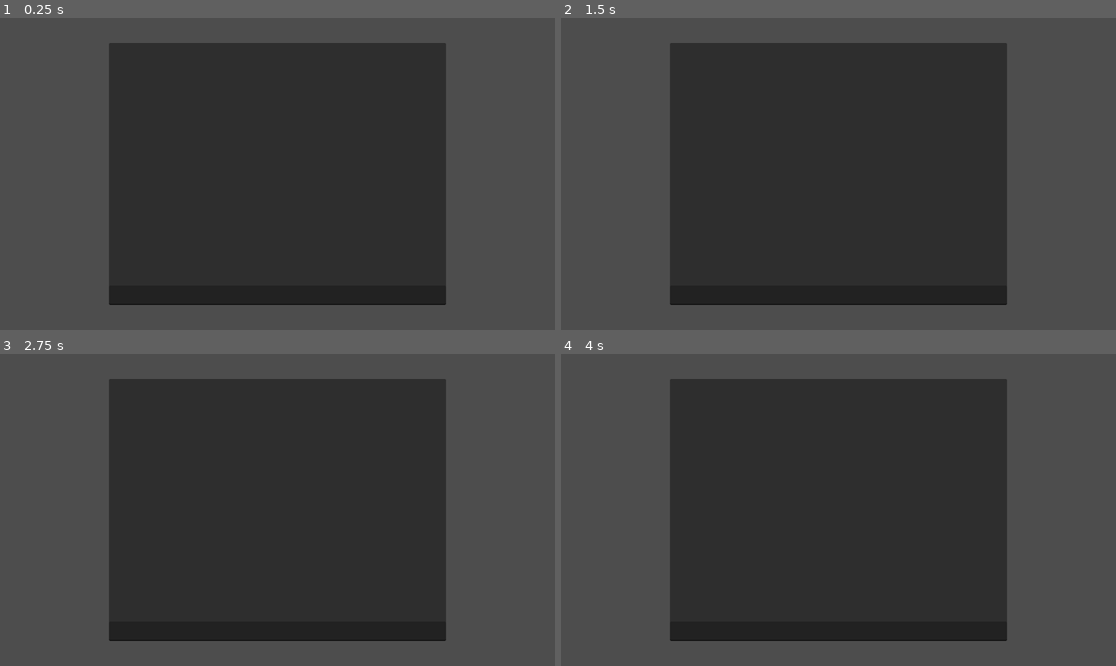
Above: before the commit, frames 1-4 (two rows, left to right).
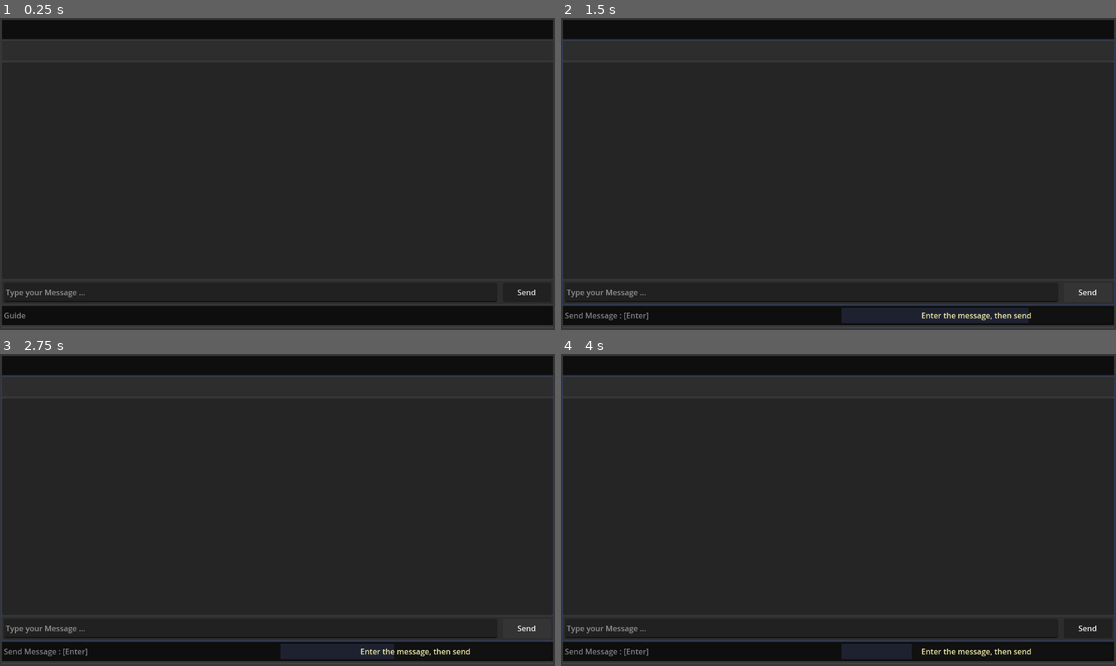
Above: after the commit, the same moments.

Repository: 7seen-3bdullah/PracLang
Game: Godot game, scene res://Main/Main.tscn
Two runs of this game, one before a commit and one after it. Both use one fixed random seed, a clock stepped at 60 frames per second and the inputs below. Before the commit the project starts from res://AIChatBot/pl_chat.tscn.
Inputs (mouse positions are in pixels of both pictures, inside the frame that each line leads up to):
- Up to frame 1 (0.25 s): no input
- Up to frame 2 (1.5 s): click (1088, 292) at 0.5 s, where only the run after the commit has a clickable "Send"; click (1088, 292) at 1.25 s, where only the run after the commit has a clickable "Send"
- Up to frame 3 (2.75 s): click (527, 628) at 2 s, where only the run after the commit has a clickable "Send"
- Up to frame 4 (4 s): tap Enter (send) at 2.75 s; move the mouse to (960, 494) at 2.77 s; hold Enter (send) 2.78-3.5 s; click (960, 494) at 2.92 s; tap E at 3.05 s; tap Space at 3.5 s; drag from (727, 525) to (810, 572) at 3.52 s

The runs differ from the first frame. In frame 1, 46% of the frame differs, in the area x 0-100%, y 0-100%; in frame 2, 46%; in frame 3, 46%; in frame 4, 46%.

Commit message:
Go Baby Goooo

Diff:
--- a/praclang/AIChatBot/pl_chat.tscn
+++ /dev/null
@@ -1,41 +0,0 @@
-[gd_scene load_steps=2 format=3 uid="uid://drpct2kkmafve"]
-
-[ext_resource type="Script" path="res://AIChatBot/ChatBot.gd" id="1_g03q8"]
-
-[node name="PL-Chat" type="Control"]
-layout_mode = 3
-anchors_preset = 15
-anchor_right = 1.0
-anchor_bottom = 1.0
-grow_horizontal = 2
-grow_vertical = 2
-script = ExtResource("1_g03q8")
-
-[node name="PanelContainer" type="PanelContainer" parent="."]
-layout_mode = 1
-anchors_preset = 8
-anchor_left = 0.5
-anchor_top = 0.5
-anchor_right = 0.5
-anchor_bottom = 0.5
-offset_left = -34.0
-offset_top = -20.0
-offset_right = 34.0
-offset_bottom = 20.0
-grow_horizontal = 2
-grow_vertical = 2
-
-[node name="VBoxContainer" type="VBoxContainer" parent="PanelContainer"]
-layout_mode = 2
-
-[node name="ScrollContainer" type="ScrollContainer" parent="PanelContainer/VBoxContainer"]
-custom_minimum_size = Vector2(700, 500)
-layout_mode = 2
-
-[node name="RichTextLabel" type="RichTextLabel" parent="PanelContainer/VBoxContainer/ScrollContainer"]
-custom_minimum_size = Vector2(700, 500)
-layout_mode = 2
-
-[node name="LineEdit" type="LineEdit" parent="PanelContainer/VBoxContainer"]
-custom_minimum_size = Vector2(700, 40)
-layout_mode = 2
--- a/praclang/Autoload/GuideServer.gd
+++ b/praclang/Autoload/GuideServer.gd
@@ -11,7 +11,11 @@
 
 var message_history: Array[Dictionary]
 
-func push_guides(guides: Array[Dictionary]) -> void:
+func push_guides(guides: Array[Dictionary] = []) -> void:
+	if not guides:
+		guides = [
+			{"": "'AI Studio Code' is a simple and efficient code editor powered by artificial intelligence, created during the SalamHack 2025 competition."}
+		]
 	var result_guide: String
 	var guide_labels = get_tree().get_nodes_in_group(GUIDE_GROUP)
 	for index in guides.size():
--- a/praclang/Build/FlexControl/FlexControl.gd
+++ b/praclang/Build/FlexControl/FlexControl.gd
@@ -27,7 +27,7 @@
 
 
 @export var test: bool
-
+@export var enabled: bool
 
 
 
@@ -51,7 +51,8 @@
 
 
 func _input(event: InputEvent) -> void:
-	flexControl_input(event)
+	if enabled:
+		flexControl_input(event)
 
 
 func flexControl_input(event: InputEvent) -> void:
--- a/praclang/Build/ShortcutNode.gd
+++ b/praclang/Build/ShortcutNode.gd
@@ -8,7 +8,7 @@
 	enabled = val
 func get_enabled() -> bool:
 	return enabled
-@export var gui_control: Control
+@export var gui_control: FlexibleControl
 
 const NONE_MASK: int = 0
 const CTRL_MASK: int = 268435456
@@ -20,10 +20,12 @@
 
 
 func _ready() -> void:
-	gui_control.gui_input.connect(on_gui_input)
+	pass
 
 
-func on_gui_input(event: InputEvent) -> void:
+func _input(event: InputEvent) -> void:
+	if not gui_control.focus_in:
+		return
 	if event is InputEventMouseButton:
 		if event.is_pressed():
 			var key_mask = event.get_modifiers_mask()
--- /dev/null
+++ b/praclang/Editor/ChatEditor/AIChatBox.gd
@@ -0,0 +1,44 @@
+extends FlexibleControl
+
+@onready var message_interface: AIInterface = %MessageInterface
+
+@onready var message_line: LineEdit = %MessageLine
+@onready var send_message_button: Button = %SendMessageButton
+
+func _ready() -> void:
+	super()
+	focus_changed.connect(on_focus_changed)
+	send_message_button.pressed.connect(send_message)
+	message_interface.result_pushed.connect(on_message_interface_result_pushed)
+
+func on_focus_changed(is_focus: bool) -> void:
+	if is_focus:
+		await get_tree().process_frame
+		GuideServer.push_guides([
+			{"Send Message": "[Enter]"},
+		])
+	else:
+		GuideServer.push_guides()
+
+
+
+func send_message() -> void:
+	var message = message_line.get_text()
+	if not message:
+		GuideServer.push_message("Enter the message, then send", 1)
+		return
+	message_interface.send_message(message)
+	message_line.clear()
+	add_message_box("User", [
+		{"text": message},
+	])
+
+func on_message_interface_result_pushed(error: int, response: Dictionary) -> void:
+	print(response.choices[0].message)
+
+
+
+
+var MESSAGE_BOX = preload("res://Editor/ChatEditor/MessageBox/MessageBox.tscn")
+func add_message_box(role: String, message_content: Array) -> void:
+	var message_box = MESSAGE_BOX.instantiate()
--- /dev/null
+++ b/praclang/Editor/ChatEditor/AIChatBox.tscn
@@ -0,0 +1,130 @@
+[gd_scene load_steps=6 format=3 uid="uid://d0seep5v1bevm"]
+
+[ext_resource type="Script" uid="uid://brhkyw0lxvanf" path="res://Build/AIInterface.gd" id="1_2nv34"]
+[ext_resource type="Script" uid="uid://it6uyg8k6kbl" path="res://Editor/ChatEditor/AIChatBox.gd" id="1_ac3mo"]
+[ext_resource type="StyleBox" uid="uid://vfo2ttl7nvl0" path="res://UI&UX/Style/Focus.tres" id="2_tyr3i"]
+[ext_resource type="Script" uid="uid://bl2url5a7jbhm" path="res://Build/FlexControl/FocusOutliner.gd" id="2_up6qp"]
+[ext_resource type="Script" uid="uid://bau0otx77bmty" path="res://Editor/ChatEditor/ChatBoxShortcut.gd" id="4_y485s"]
+
+[node name="AIChatBox" type="Control"]
+custom_minimum_size = Vector2(300, 300)
+layout_mode = 3
+anchors_preset = 15
+anchor_right = 1.0
+anchor_bottom = 1.0
+grow_horizontal = 2
+grow_vertical = 2
+script = ExtResource("1_ac3mo")
+
+[node name="FocusOutliner" type="ColorRect" parent="." node_paths=PackedStringArray("_owner")]
+layout_mode = 1
+anchors_preset = 15
+anchor_right = 1.0
+anchor_bottom = 1.0
+grow_horizontal = 2
+grow_vertical = 2
+color = Color(1, 1, 1, 0)
+script = ExtResource("2_up6qp")
+_owner = NodePath("..")
+focus_color = Color(0.192157, 0.235294, 0.376471, 1)
+metadata/_custom_type_script = "uid://bl2url5a7jbhm"
+
+[node name="Box" type="VBoxContainer" parent="."]
+layout_mode = 1
+anchors_preset = 15
+anchor_right = 1.0
+anchor_bottom = 1.0
+grow_horizontal = 2
+grow_vertical = 2
+
+[node name="Header" type="ColorRect" parent="Box"]
+clip_contents = true
+custom_minimum_size = Vector2(0, 40)
+layout_mode = 2
+mouse_filter = 1
+color = Color(0.176471, 0.176471, 0.176471, 1)
+
+[node name="Margin" type="MarginContainer" parent="Box/Header"]
+layout_mode = 1
+anchors_preset = 15
+anchor_right = 1.0
+anchor_bottom = 1.0
+grow_horizontal = 2
+grow_vertical = 2
+theme_override_constants/margin_left = 4
+theme_override_constants/margin_top = 4
+theme_override_constants/margin_right = 4
+theme_override_constants/margin_bottom = 4
+
+[node name="ChoicesBox" type="HBoxContainer" parent="Box/Header/Margin"]
+layout_mode = 2
+
+[node name="ChatBox" type="Panel" parent="Box"]
+layout_mode = 2
+size_flags_vertical = 3
+
+[node name="Margin" type="MarginContainer" parent="Box/ChatBox"]
+layout_mode = 1
+anchors_preset = 15
+anchor_right = 1.0
+anchor_bottom = 1.0
+grow_horizontal = 2
+grow_vertical = 2
+theme_override_constants/margin_left = 4
+theme_override_constants/margin_top = 4
+theme_override_constants/margin_right = 4
+theme_override_constants/margin_bottom = 4
+
+[node name="ScrollContainer" type="ScrollContainer" parent="Box/ChatBox/Margin"]
+layout_mode = 2
+
+[node name="MessageBox" type="VBoxContainer" parent="Box/ChatBox/Margin/ScrollContainer"]
+layout_mode = 2
+size_flags_horizontal = 3
+size_flags_vertical = 3
+
+[node name="MessageBox" type="ColorRect" parent="Box"]
+custom_minimum_size = Vector2(0, 48)
+layout_mode = 2
+color = Color(0.176419, 0.176419, 0.176419, 1)
+
+[node name="Margin" type="MarginContainer" parent="Box/MessageBox"]
+layout_mode = 1
+anchors_preset = 15
+anchor_right = 1.0
+anchor_bottom = 1.0
+grow_horizontal = 2
+grow_vertical = 2
+theme_override_constants/margin_left = 4
+theme_override_constants/margin_top = 4
+theme_override_constants/margin_right = 4
+theme_override_constants/margin_bottom = 4
+
+[node name="Split" type="HSplitContainer" parent="Box/MessageBox/Margin"]
+layout_mode = 2
+dragging_enabled = false
+
+[node name="MessageLine" type="LineEdit" parent="Box/MessageBox/Margin/Split"]
+unique_name_in_owner = true
+layout_mode = 2
+size_flags_horizontal = 3
+theme_override_styles/focus = ExtResource("2_tyr3i")
+placeholder_text = "Type your Message ..."
+caret_blink = true
+
+[node name="SendMessageButton" type="Button" parent="Box/MessageBox/Margin/Split"]
+unique_name_in_owner = true
+custom_minimum_size = Vector2(100, 0)
+layout_mode = 2
+theme_override_styles/focus = ExtResource("2_tyr3i")
+text = "Send"
+
+[node name="ShortcutNode" type="Node" parent="." node_paths=PackedStringArray("gui_control")]
+script = ExtResource("4_y485s")
+gui_control = NodePath("..")
+metadata/_custom_type_script = "uid://q1avmlqq8hos"
+
+[node name="MessageInterface" type="Node" parent="."]
+unique_name_in_owner = true
+script = ExtResource("1_2nv34")
+metadata/_custom_type_script = "uid://brhkyw0lxvanf"
--- /dev/null
+++ b/praclang/Editor/ChatEditor/ChatBoxShortcut.gd
@@ -0,0 +1,7 @@
+extends ShortcutNode
+
+@onready var chat_box: Control = $".."
+
+func _ready() -> void:
+	super()
+	create_key_shortcut(NONE_MASK, KEY_ENTER, chat_box.send_message)
--- /dev/null
+++ b/praclang/Editor/ChatEditor/MessageBox/MessageBox.gd
@@ -0,0 +1,20 @@
+extends PanelContainer
+
+@onready var role_rect: ColorRect = %RoleRect
+@onready var role_label: Label = %RoleLabel
+@onready var box: VBoxContainer = %Box
+
+
+func setup(panel_style: StyleBox, role_color: Color, role_name: String,
+	messages_content: Array[Dictionary]) -> void:
+		self.add_theme_stylebox_override("panel", panel_style)
+		role_rect.color = role_color
+		role_label.text = role_name
+		for index in messages_content.size():
+			var key = messages_content[index].keys()[0]
+			var content = messages_content[index].values()[0]
+			var content_box = PanelContainer.new()
+			var content_label = Label.new()
+			content_label.set_text(content)
+			content_box.add_child(content_label)
+			box.add_child(content_box)
--- /dev/null
+++ b/praclang/Editor/ChatEditor/MessageBox/MessageBox.tscn
@@ -0,0 +1,46 @@
+[gd_scene load_steps=3 format=3 uid="uid://b4h0dceaqgv0p"]
+
+[ext_resource type="Script" uid="uid://c5i2qvdkuii3e" path="res://Editor/ChatEditor/MessageBox/MessageBox.gd" id="1_ifyp0"]
+
+[sub_resource type="StyleBoxFlat" id="StyleBoxFlat_ifyp0"]
+
+[node name="MessageBox" type="PanelContainer"]
+offset_right = 192.0
+offset_bottom = 128.0
+theme_override_styles/panel = SubResource("StyleBoxFlat_ifyp0")
+script = ExtResource("1_ifyp0")
+
+[node name="Split" type="HSplitContainer" parent="."]
+layout_mode = 2
+
+[node name="RoleRect" type="ColorRect" parent="Split"]
+unique_name_in_owner = true
+custom_minimum_size = Vector2(4, 0)
+layout_mode = 2
+color = Color(0.231373, 0.282353, 0.45098, 1)
+
+[node name="Margin" type="MarginContainer" parent="Split"]
+layout_mode = 2
+theme_override_constants/margin_left = 4
+theme_override_constants/margin_top = 4
+theme_override_constants/margin_right = 4
+theme_override_constants/margin_bottom = 4
+
+[node name="Split" type="VSplitContainer" parent="Split/Margin"]
+layout_mode = 2
+dragging_enabled = false
+dragger_visibility = 2
+
+[node name="RoleLabel" type="Label" parent="Split/Margin/Split"]
+unique_name_in_owner = true
+layout_mode = 2
+text = "Role"
+
+[node name="Box" type="VBoxContainer" parent="Split/Margin/Split"]
+unique_name_in_owner = true
+layout_mode = 2
+size_flags_vertical = 3
+
+[node name="Panel" type="Panel" parent="Split/Margin/Split/Box"]
+custom_minimum_size = Vector2(0, 100)
+layout_mode = 2
--- a/praclang/AIStudioCode/Editor/CodeEditor/CodeEditor.gd
+++ b/praclang/Editor/CodeEditor/CodeEditor.gd
@@ -53,9 +53,7 @@
 			{"Zoom In Out": "'Scroll Mouse Wheel'"}
 		])
 	else:
-		GuideServer.push_guides([
-		{"": "'AI Studio Code' is a simple and efficient code editor powered by artificial intelligence, created during the SalamHack 2025 competition."}
-	])
+		GuideServer.push_guides()
 
 func on_generate_code_button_pressed() -> void:
 	generate_code()
--- a/praclang/AIStudioCode/Editor/CodeEditor/CodeEditor.tscn
+++ b/praclang/Editor/CodeEditor/CodeEditor.tscn
@@ -1,16 +1,15 @@
 [gd_scene load_steps=8 format=3 uid="uid://di7tvn5g3aomf"]
 
-[ext_resource type="Script" uid="uid://dud7dvq61ab30" path="res://AIStudioCode/Editor/CodeEditor/CodeEditor.gd" id="1_tjscr"]
+[ext_resource type="Script" uid="uid://dud7dvq61ab30" path="res://Editor/CodeEditor/CodeEditor.gd" id="1_tjscr"]
 [ext_resource type="Script" uid="uid://bl2url5a7jbhm" path="res://Build/FlexControl/FocusOutliner.gd" id="2_e28dc"]
+[ext_resource type="StyleBox" uid="uid://vfo2ttl7nvl0" path="res://UI&UX/Style/Focus.tres" id="3_e28dc"]
 [ext_resource type="FontFile" uid="uid://b8yl2hi52l3my" path="res://UI&UX/Cascadia.tres" id="3_tjscr"]
-[ext_resource type="Script" uid="uid://dqm8oxu110ei5" path="res://AIStudioCode/Editor/CodeEditor/CodeEdit.gd" id="4_lxqrk"]
-[ext_resource type="Script" uid="uid://cfbvowu4g6u27" path="res://AIStudioCode/Editor/CodeEditor/CodeEditShortcut.gd" id="5_tjscr"]
+[ext_resource type="Script" uid="uid://dqm8oxu110ei5" path="res://Editor/CodeEditor/CodeEdit.gd" id="4_lxqrk"]
+[ext_resource type="Script" uid="uid://cfbvowu4g6u27" path="res://Editor/CodeEditor/CodeEditShortcut.gd" id="5_tjscr"]
 [ext_resource type="Script" uid="uid://brhkyw0lxvanf" path="res://Build/AIInterface.gd" id="6_7jpoq"]
 
-[sub_resource type="StyleBoxEmpty" id="StyleBoxEmpty_lqgxw"]
-
 [node name="CodeEditor" type="Control"]
-clip_contents = true
+custom_minimum_size = Vector2(300, 300)
 layout_mode = 3
 anchors_preset = 15
 anchor_right = 1.0
@@ -19,6 +18,8 @@
 grow_vertical = 2
 script = ExtResource("1_tjscr")
 source_language = "GDScript"
+test = null
+enabled = null
 metadata/_custom_type_script = "uid://di6ul5oiqo5hw"
 
 [node name="FocusOutliner" type="ColorRect" parent="." node_paths=PackedStringArray("_owner")]
@@ -29,15 +30,13 @@
 anchor_bottom = 1.0
 grow_horizontal = 2
 grow_vertical = 2
-mouse_filter = 1
-color = Color(0, 0, 0, 1)
+color = Color(0, 0, 0, 0)
 script = ExtResource("2_e28dc")
-width = null
+_owner = NodePath("..")
 focus_color = Color(0.193492, 0.237013, 0.378105, 1)
-_owner = NodePath("..")
 metadata/_custom_type_script = "uid://cctynm5vrevbg"
 
-[node name="Split" type="VSplitContainer" parent="FocusOutliner"]
+[node name="Split" type="VSplitContainer" parent="."]
 layout_mode = 1
 anchors_preset = 15
 anchor_right = 1.0
@@ -47,13 +46,14 @@
 dragging_enabled = false
 dragger_visibility = 2
 
-[node name="Header" type="ColorRect" parent="FocusOutliner/Split"]
+[node name="Header" type="ColorRect" parent="Split"]
+clip_contents = true
 custom_minimum_size = Vector2(0, 40)
 layout_mode = 2
 mouse_filter = 1
-color = Color(0, 0, 0, 1)
+color = Color(0.176471, 0.176471, 0.176471, 1)
 
-[node name="MarginContainer" type="MarginContainer" parent="FocusOutliner/Split/Header"]
+[node name="Margin" type="MarginContainer" parent="Split/Header"]
 layout_mode = 1
 anchors_preset = 15
 anchor_right = 1.0
@@ -65,44 +65,44 @@
 theme_override_constants/margin_right = 4
 theme_override_constants/margin_bottom = 4
 
-[node name="ChoicesBox" type="HBoxContainer" parent="FocusOutliner/Split/Header/MarginContainer"]
+[node name="ChoicesBox" type="HBoxContainer" parent="Split/Header/Margin"]
 layout_mode = 2
 
-[node name="GenCodeButton" type="Button" parent="FocusOutliner/Split/Header/MarginContainer/ChoicesBox"]
+[node name="GenCodeButton" type="Button" parent="Split/Header/Margin/ChoicesBox"]
 unique_name_in_owner = true
 custom_minimum_size = Vector2(170, 0)
 layout_mode = 2
-theme_override_styles/focus = SubResource("StyleBoxEmpty_lqgxw")
+theme_override_styles/focus = ExtResource("3_e28dc")
 text = "Generate Code"
 
-[node name="EditCodeButton" type="Button" parent="FocusOutliner/Split/Header/MarginContainer/ChoicesBox"]
+[node name="EditCodeButton" type="Button" parent="Split/Header/Margin/ChoicesBox"]
 unique_name_in_owner = true
 custom_minimum_size = Vector2(170, 0)
 layout_mode = 2
-theme_override_styles/focus = SubResource("StyleBoxEmpty_lqgxw")
+theme_override_styles/focus = ExtResource("3_e28dc")
 text = "Edit Code"
 
-[node name="GenCommentButton" type="Button" parent="FocusOutliner/Split/Header/MarginContainer/ChoicesBox"]
+[node name="GenCommentButton" type="Button" parent="Split/Header/Margin/ChoicesBox"]
 unique_name_in_owner = true
 custom_minimum_size = Vector2(170, 0)
 layout_mode = 2
-theme_override_styles/focus = SubResource("StyleBoxEmpty_lqgxw")
+theme_override_styles/focus = ExtResource("3_e28dc")
 text = "Generate Comment"
 
-[node name="TransLanguageButton" type="Button" parent="FocusOutliner/Split/Header/MarginContainer/ChoicesBox"]
+[node name="TransLanguageButton" type="Button" parent="Split/Header/Margin/ChoicesBox"]
 unique_name_in_owner = true
 custom_minimum_size = Vector2(170, 0)
 layout_mode = 2
-theme_override_styles/focus = SubResource("StyleBoxEmpty_lqgxw")
+theme_override_styles/focus = ExtResource("3_e28dc")
 text = "Translate Language"
 
-[node name="CodeEdit" type="CodeEdit" parent="FocusOutliner/Split"]
+[node name="CodeEdit" type="CodeEdit" parent="Split"]
 unique_name_in_owner = true
 layout_mode = 2
 theme_override_colors/selection_color = Color(0.306, 0.3746, 0.6, 0.588235)
 theme_override_fonts/font = ExtResource("3_tjscr")
 theme_override_font_sizes/font_size = 16
-theme_override_styles/focus = SubResource("StyleBoxEmpty_lqgxw")
+theme_override_styles/focus = ExtResource("3_e28dc")
 text = "func my_func() -> void:
 	pass"
 deselect_on_focus_loss_enabled = false
@@ -124,7 +124,7 @@
 unique_name_in_owner = true
 physics_interpolation_mode = 2
 script = ExtResource("5_tjscr")
-gui_control = NodePath("../FocusOutliner/Split/CodeEdit")
+gui_control = NodePath("..")
 
 [node name="GenCodeInterface" type="Node" parent="."]
 unique_name_in_owner = true
--- a/praclang/AIStudioCode/Main/Main.tscn
+++ b/praclang/Main/Main.tscn
@@ -1,8 +1,9 @@
-[gd_scene load_steps=5 format=3 uid="uid://dn1p21ab6dfx6"]
+[gd_scene load_steps=6 format=3 uid="uid://dn1p21ab6dfx6"]
 
-[ext_resource type="Material" uid="uid://qrlpwrux0lid" path="res://UI&UX/BG.tres" id="1_amygn"]
+[ext_resource type="Material" uid="uid://qrlpwrux0lid" path="res://UI&UX/Style/BG.tres" id="1_amygn"]
 [ext_resource type="Script" uid="uid://bkedurlcru1e4" path="res://Build/NotificationLabel.gd" id="2_83ytx"]
-[ext_resource type="PackedScene" uid="uid://di7tvn5g3aomf" path="res://AIStudioCode/Editor/CodeEditor/CodeEditor.tscn" id="2_amygn"]
+[ext_resource type="PackedScene" uid="uid://d0seep5v1bevm" path="res://Editor/ChatEditor/AIChatBox.tscn" id="2_amygn"]
+[ext_resource type="PackedScene" uid="uid://di7tvn5g3aomf" path="res://Editor/CodeEditor/CodeEditor.tscn" id="3_ps1la"]
 
 [sub_resource type="StyleBoxFlat" id="StyleBoxFlat_83ytx"]
 bg_color = Color(0.192157, 0.235294, 0.376471, 0.392157)
@@ -40,30 +41,54 @@
 [node name="Box" type="VBoxContainer" parent="MarginContainer"]
 layout_mode = 2
 
-[node name="OptionSide" type="Control" parent="MarginContainer/Box"]
+[node name="OptionSide" type="ColorRect" parent="MarginContainer/Box"]
 custom_minimum_size = Vector2(0, 40)
 layout_mode = 2
+color = Color(0.0562916, 0.0562916, 0.0562916, 1)
 
 [node name="EditorSide" type="Control" parent="MarginContainer/Box"]
 layout_mode = 2
 size_flags_vertical = 3
 
-[node name="CodeEditor" parent="MarginContainer/Box/EditorSide" instance=ExtResource("2_amygn")]
-layout_mode = 1
-
-[node name="GuideSide" type="Control" parent="MarginContainer/Box"]
-custom_minimum_size = Vector2(0, 40)
-layout_mode = 2
-
-[node name="HSplitContainer" type="HSplitContainer" parent="MarginContainer/Box/GuideSide"]
+[node name="HSplitContainer" type="HSplitContainer" parent="MarginContainer/Box/EditorSide"]
 layout_mode = 1
 anchors_preset = 15
 anchor_right = 1.0
 anchor_bottom = 1.0
 grow_horizontal = 2
 grow_vertical = 2
+split_offset = 400
 
-[node name="GuideLabel" type="Label" parent="MarginContainer/Box/GuideSide/HSplitContainer" groups=["editor_guide"]]
+[node name="AIChatBox" parent="MarginContainer/Box/EditorSide/HSplitContainer" instance=ExtResource("2_amygn")]
+layout_mode = 2
+test = false
+enabled = false
+
+[node name="CodeEditor" parent="MarginContainer/Box/EditorSide/HSplitContainer" instance=ExtResource("3_ps1la")]
+visible = false
+layout_mode = 2
+
+[node name="GuideSide" type="ColorRect" parent="MarginContainer/Box"]
+custom_minimum_size = Vector2(0, 40)
+layout_mode = 2
+color = Color(0.0562916, 0.0562916, 0.0562916, 1)
+
+[node name="Margin" type="MarginContainer" parent="MarginContainer/Box/GuideSide"]
+layout_mode = 1
+anchors_preset = 15
+anchor_right = 1.0
+anchor_bottom = 1.0
+grow_horizontal = 2
+grow_vertical = 2
+theme_override_constants/margin_left = 4
+theme_override_constants/margin_top = 4
+theme_override_constants/margin_right = 4
+theme_override_constants/margin_bottom = 4
+
+[node name="HSplitContainer" type="HSplitContainer" parent="MarginContainer/Box/GuideSide/Margin"]
+layout_mode = 2
+
+[node name="GuideLabel" type="Label" parent="MarginContainer/Box/GuideSide/Margin/HSplitContainer" groups=["editor_guide"]]
 unique_name_in_owner = true
 layout_mode = 2
 size_flags_horizontal = 3
@@ -72,7 +97,7 @@
 text = "Guide"
 vertical_alignment = 1
 
-[node name="ProgressBar" type="ProgressBar" parent="MarginContainer/Box/GuideSide/HSplitContainer"]
+[node name="ProgressBar" type="ProgressBar" parent="MarginContainer/Box/GuideSide/Margin/HSplitContainer"]
 clip_contents = true
 layout_mode = 2
 size_flags_horizontal = 3
@@ -82,7 +107,7 @@
 value = 1.0
 show_percentage = false
 
-[node name="MessageLabel" type="Label" parent="MarginContainer/Box/GuideSide/HSplitContainer/ProgressBar" node_paths=PackedStringArray("progress_bar") groups=["editor_message"]]
+[node name="MessageLabel" type="Label" parent="MarginContainer/Box/GuideSide/Margin/HSplitContainer/ProgressBar" node_paths=PackedStringArray("progress_bar") groups=["editor_message"]]
 unique_name_in_owner = true
 layout_mode = 1
 anchors_preset = 15
--- a/praclang/UI&UX/BG.tres
+++ b/praclang/UI&UX/Style/BG.tres
@@ -1,7 +1,8 @@
 [gd_resource type="ShaderMaterial" load_steps=5 format=3 uid="uid://qrlpwrux0lid"]
 
 [sub_resource type="Gradient" id="Gradient_83ytx"]
-colors = PackedColorArray(0, 0, 0, 1, 0.0784314, 0.0941176, 0.14902, 1)
+offsets = PackedFloat32Array(0)
+colors = PackedColorArray(0.219501, 0.219501, 0.219501, 1)
 
 [sub_resource type="GradientTexture2D" id="GradientTexture2D_amygn"]
 gradient = SubResource("Gradient_83ytx")
--- /dev/null
+++ b/praclang/UI&UX/Style/Focus.tres
@@ -0,0 +1,3 @@
+[gd_resource type="StyleBoxEmpty" format=3 uid="uid://vfo2ttl7nvl0"]
+
+[resource]
--- a/praclang/UI&UX/Window/MainWindow.tscn
+++ b/praclang/UI&UX/Window/MainWindow.tscn
@@ -1,7 +1,7 @@
 [gd_scene load_steps=3 format=3 uid="uid://ck6ptst761qmk"]
 
 [ext_resource type="Script" uid="uid://v7y38d30kthr" path="res://UI&UX/Window/MainWindow.gd" id="1_rukrm"]
-[ext_resource type="Material" uid="uid://qrlpwrux0lid" path="res://UI&UX/BG.tres" id="2_f2v4f"]
+[ext_resource type="Material" uid="uid://qrlpwrux0lid" path="res://UI&UX/Style/BG.tres" id="2_f2v4f"]
 
 [node name="Window" type="Window"]
 initial_position = 1
--- a/praclang/project.godot
+++ b/praclang/project.godot
@@ -11,7 +11,7 @@
 [application]
 
 config/name="PracLang"
-run/main_scene="uid://drpct2kkmafve"
+run/main_scene="uid://dn1p21ab6dfx6"
 config/features=PackedStringArray("4.4", "Forward Plus")
 config/icon="res://icon.svg"
 
Not shown, added: praclang/Editor/ChatEditor/AIChatBox.gd.uid
Renamed: praclang/AIChatBot/ChatBot-PL.gd -> praclang/Editor/ChatEditor/ChatBot-PL.gd
Renamed: praclang/AIChatBot/ChatBot-PL.gd.uid -> praclang/Editor/ChatEditor/ChatBot-PL.gd.uid
Not shown, added: praclang/Editor/ChatEditor/ChatBoxShortcut.gd.uid
Not shown, added: praclang/Editor/ChatEditor/MessageBox/MessageBox.gd.uid
Renamed: praclang/AIStudioCode/Editor/CodeEditor/CodeEdit.gd -> praclang/Editor/CodeEditor/CodeEdit.gd
Renamed: praclang/AIStudioCode/Editor/CodeEditor/CodeEdit.gd.uid -> praclang/Editor/CodeEditor/CodeEdit.gd.uid
Renamed: praclang/AIStudioCode/Editor/CodeEditor/CodeEditShortcut.gd -> praclang/Editor/CodeEditor/CodeEditShortcut.gd
Renamed: praclang/AIStudioCode/Editor/CodeEditor/CodeEditShortcut.gd.uid -> praclang/Editor/CodeEditor/CodeEditShortcut.gd.uid
Renamed: praclang/AIStudioCode/Editor/CodeEditor/CodeEditor.gd.uid -> praclang/Editor/CodeEditor/CodeEditor.gd.uid
Not shown, added: praclang/Editor/CodeEditor/CodeEditor.tscn5835899418.tmp
